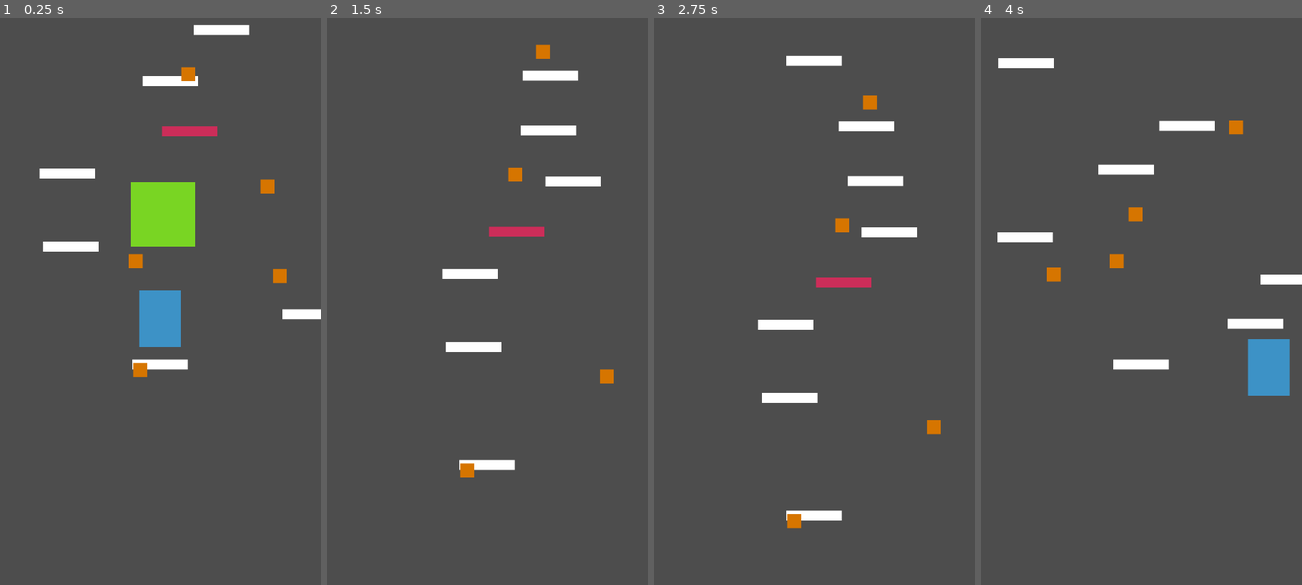
Above: before the commit, frames 1-4 (left to right).
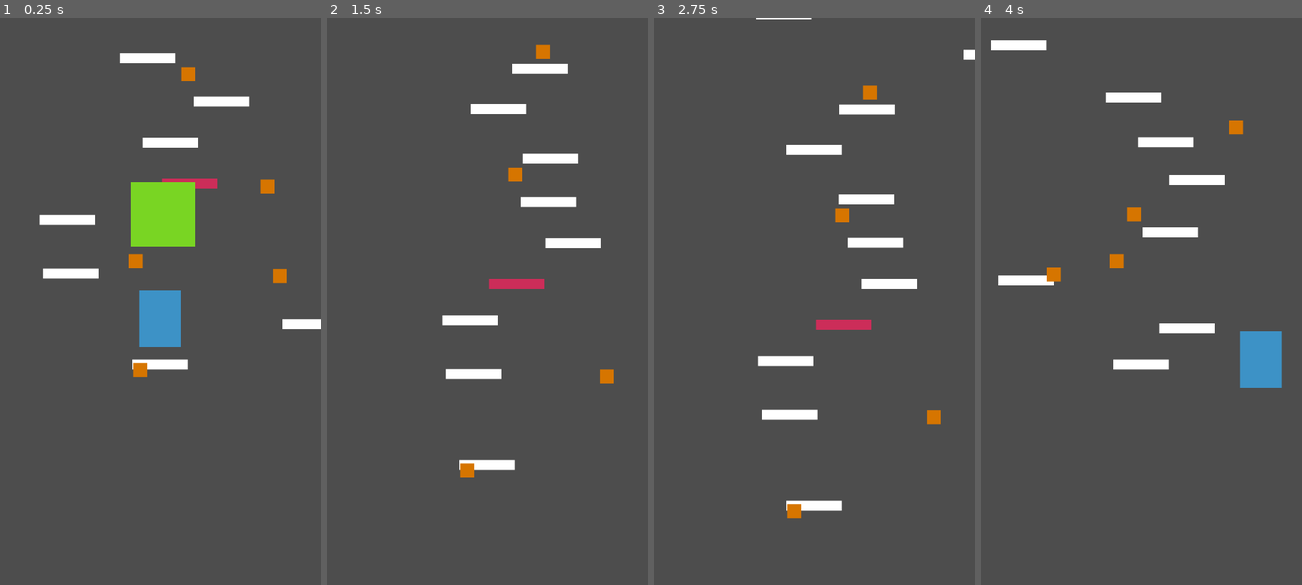
Above: after the commit, the same moments.

Repository: viteax/doodya-jump
Game: Godot game, scene res://main.tscn
Same seed, same stepped clock (60 frames per second), same inputs: the game is played once before the commit and once after it.
Inputs:
- Up to frame 1 (0.25 s): no input
- Up to frame 2 (1.5 s): hold Space (shoot) 0.53-1.28 s; hold Right (ui_right) from 0.53 s (still down); tap Space (shoot) at 1.35 s
- Up to frame 3 (2.75 s): release Right (ui_right) at 2.03 s; hold Left (ui_left) from 2.03 s (still down); hold Space (shoot) from 2.03 s (still down)
- Up to frame 4 (4 s): release Left (ui_left) at 2.78 s; release Space (shoot) at 2.78 s; hold Right (ui_right) from 2.78 s (still down); tap Space (shoot) at 2.85 s; hold Space (shoot) from 3.53 s (still down)

The runs differ from the first frame. In frame 1, 3.7% of the frame differs, in the area x 12-100%, y 1-55%; in frame 2, 4.2%; in frame 3, 5.9%, in the area x 31-100%, y 0-91%; in frame 4, 4.8%.

Commit message:
Add enemy spawn chance on platform

Diff:
--- a/spawners/platform_spawner.gd
+++ b/spawners/platform_spawner.gd
@@ -4,11 +4,14 @@
 @export var moving_platform: PackedScene
 @export var breaking_platform: PackedScene
 
+@export var enemy_scene: PackedScene
+@export var spawn_chance: float = 0.1
+
 @export var camera: Camera2D
 
 var last_spawn_y: float = 427.0
-var min_gap_y: float = 80.0
-var max_gap_y: float = 150.0
+var min_gap_y: float = 70.0
+var max_gap_y: float = 110.0
 var screen_width: float
 
 func _ready():
@@ -41,6 +44,11 @@
 	platform.global_position = Vector2(x, last_spawn_y)
 	add_child(platform)
 
+	if enemy_scene and randf() < spawn_chance:
+		var enemy = enemy_scene.instantiate()
+		enemy.global_position = platform.global_position + Vector2(0, -30)
+		add_child(enemy)
+
 
 func get_random_platform() -> Node2D:
 	var roll = randf()
